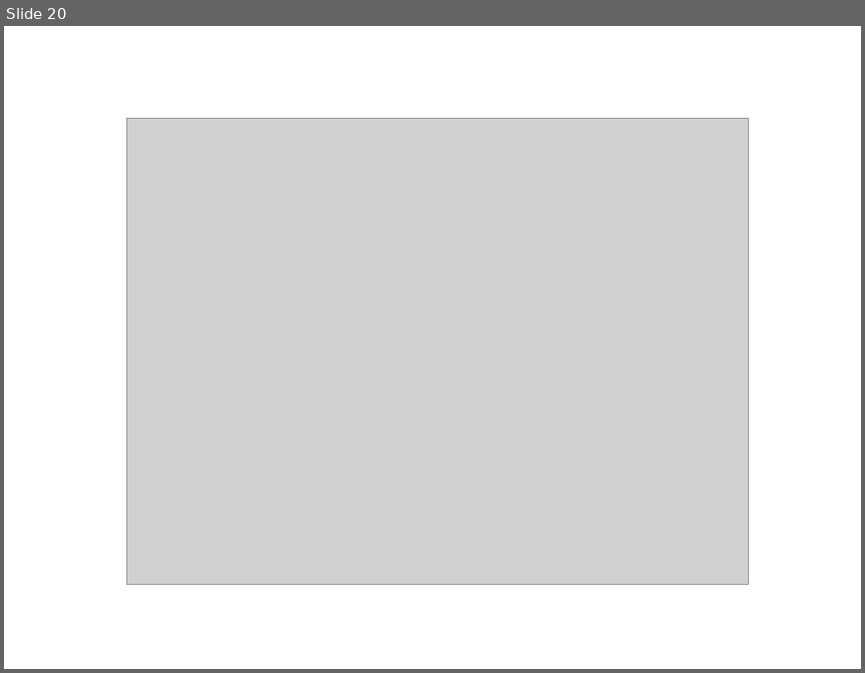
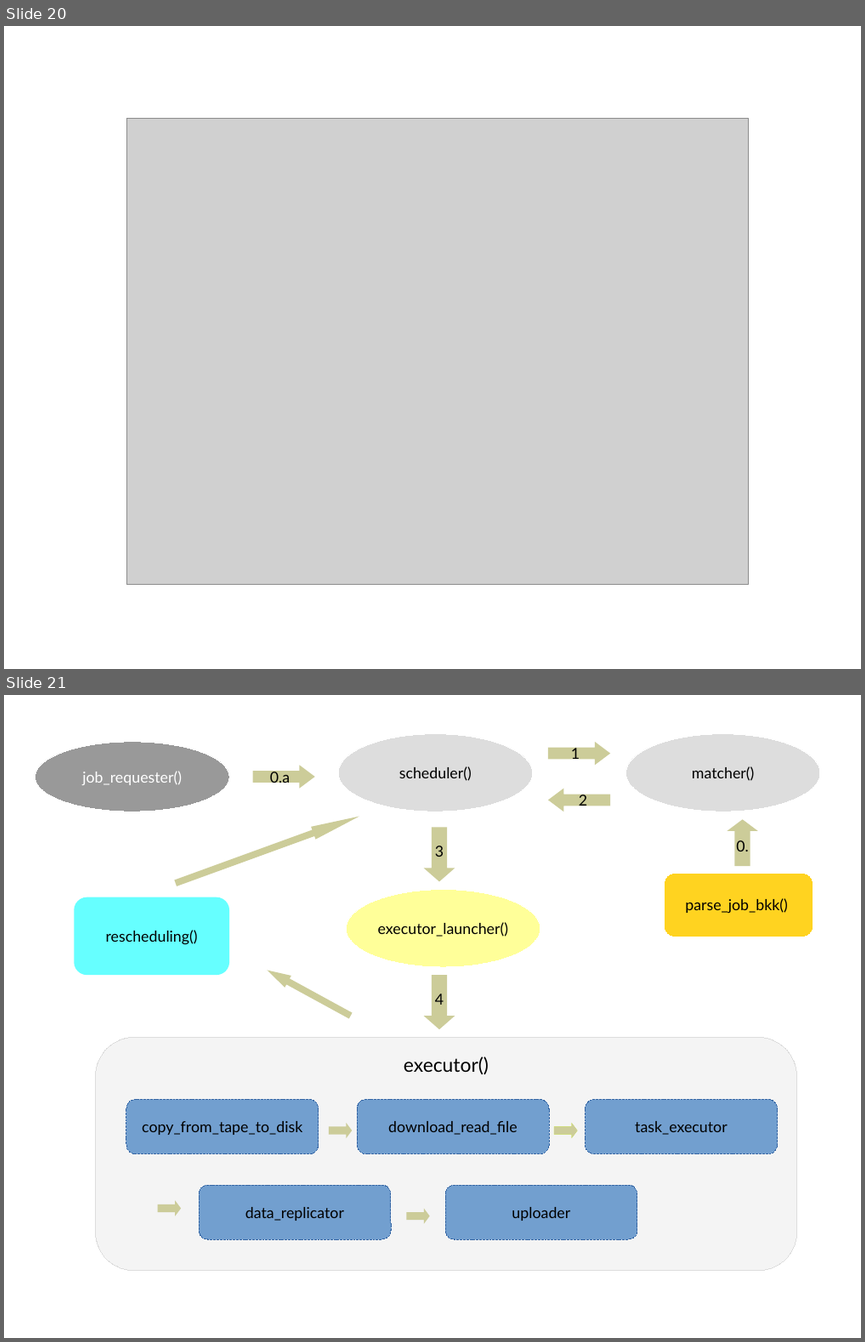
Before and after one commit to skygrid/grid_simulation, a slide deck: results/work.odp. Shown one above the other, each under a label of ours: slide 20 before the commit, slides 20 and 21 after it. The pictures are 865x673 and 865x1342 pixels, drawn with LibreOffice and Linux fonts; fonts in the diff are those of the drawing; grey boxes stand for pictures. Boxes give left, top, right and bottom in pixels: in the first picture for what was removed or moved away, otherwise in the second. Text is boxed around its words. In the diff, an @@ line names an element or a change of style, - is before the commit and + after.

```diff
--- a/results/work.odp
+++ b/results/work.odp
@@ slide 21 added at bbox=[4, 695, 861, 1338], background #FFFFFF @@
@@ ellipse added at bbox=[35, 742, 229, 811], fill #999999, outline #FFFFFF 0 pt, 14 pt, text #FFFFFF @@
+job_requester()
@@ ellipse added at bbox=[338, 734, 533, 811], fill #DDDDDD, outline #FFFFFF 0 pt, 14 pt, text #000000 @@
+scheduler()
@@ right arrow added at bbox=[548, 742, 610, 765], fill #CCCC99, 14 pt, text #000000 @@
+1
@@ ellipse added at bbox=[626, 734, 820, 811], fill #DDDDDD, outline #FFFFFF 0 pt, 14 pt, text #000000 @@
+matcher()
@@ right arrow added at bbox=[253, 765, 315, 789], fill #CCCC99, 14 pt, text #000000 @@
+0.a
@@ left arrow added at bbox=[548, 789, 610, 811], fill #CCCC99, 14 pt, text #000000 @@
+2
@@ down arrow added at bbox=[173, 810, 362, 890], fill #CCCC99 @@
@@ up arrow added at bbox=[727, 819, 758, 866], fill #CCCC99, 14 pt, text #000000 @@
+0.
@@ down arrow added at bbox=[424, 827, 455, 882], fill #CCCC99, 14 pt, text #000000 @@
+3
@@ rounded rectangle added at bbox=[74, 897, 229, 975], fill #66FFFF, 14 pt, text #000000 @@
+rescheduling()
@@ ellipse added at bbox=[346, 890, 540, 967], fill #FFFF99, outline #FFFFFF 0 pt, 14 pt, text #000000 @@
+executor_launcher()
@@ rounded rectangle added at bbox=[664, 873, 812, 936], fill #FFD320, outline #FFD320 0 pt, 14 pt, text #000000 @@
+parse_job_bkk()
@@ down arrow added at bbox=[264, 964, 354, 1021], fill #CCCC99 @@
@@ down arrow added at bbox=[424, 975, 455, 1029], fill #CCCC99, 14 pt, text #000000 @@
+4
@@ group added at bbox=[96, 1037, 797, 1270]: 6 rounded rectangles, 5 right arrows @@
+executor()
+download_read_file
+data_replicator
+copy_from_tape_to_disk
+uploader
+task_executor
```
Also in this commit, not shown: 9 slides changed, 1 other file.
